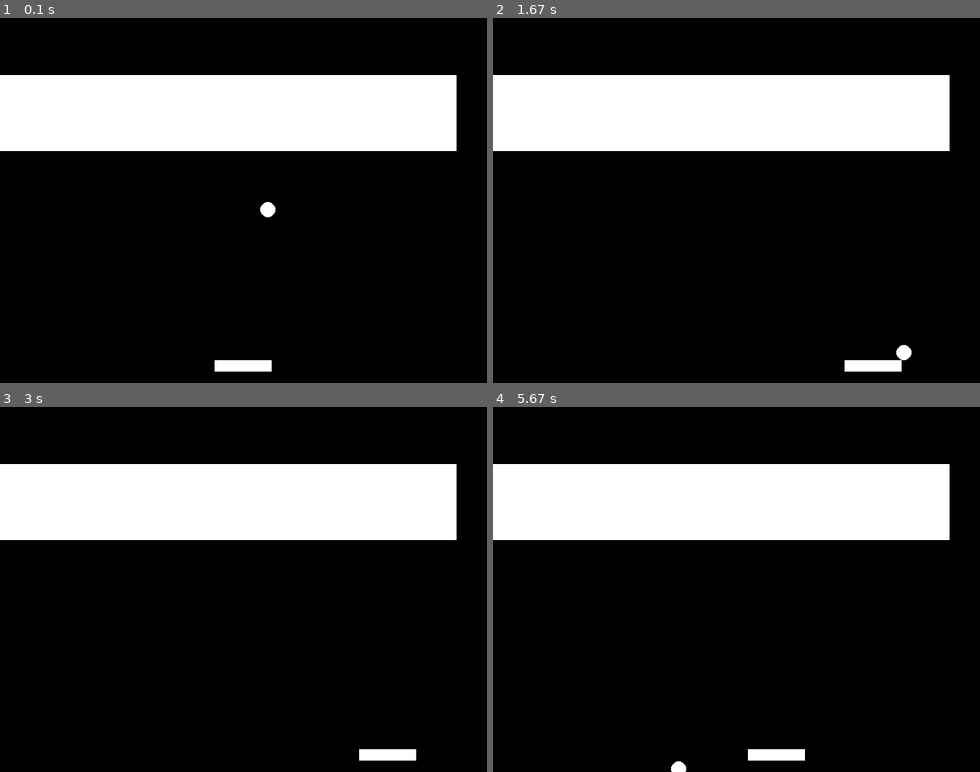
Above: before the commit, frames 1-4 (two rows, left to right).
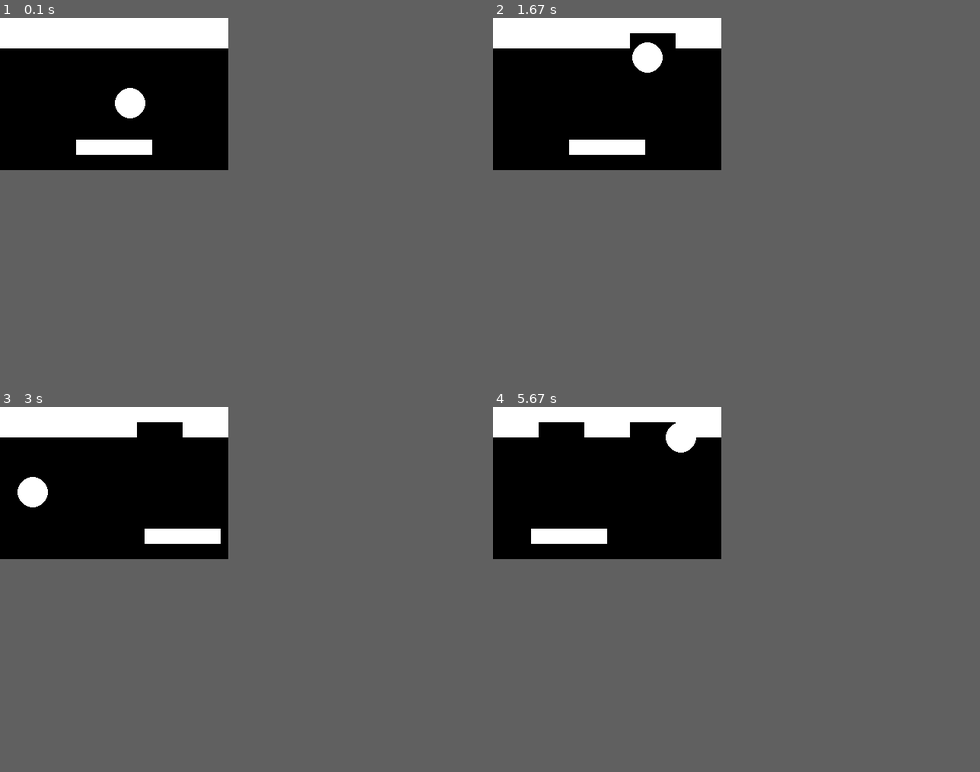
Above: after the commit, the same moments.

Repository: floom9/Reinforcement-Learning-Breakout
Game: pygame game, started from Breakout/Game_classes.py
Two runs of this game, one before a commit and one after it. Both use one fixed random seed, a clock stepped at 60 frames per second and the inputs below.
Inputs:
- Up to frame 1 (0.1 s): no input
- Up to frame 2 (1.67 s): hold Right 0.33-0.8 s; hold Right 0.83-1.3 s; hold Left from 1.33 s (still down)
- Up to frame 3 (3 s): release Left at 1.87 s; hold Left 1.9-2.3 s; hold Right 2.33-2.97 s
- Up to frame 4 (5.67 s): hold Left 3-3.47 s; hold Right 3.5-3.97 s; hold Right 4-4.47 s; hold Left 4.5-5.03 s; hold Left 5.07-5.47 s; hold Right from 5.5 s (still down)
In our replay, the window is 640x480 before the commit and 300x200 after it. These sizes can differ from the game's own. Grey fills any space a smaller window leaves; there, only what the larger window draws over its background counts as a difference.

The runs differ from the first frame. In frame 1, 23% of the frame differs, in the area x 0-94%, y 0-97%; in frame 2, 24%; in frame 3, 23%; in frame 4, 23%.

Commit message:
fixed dimensions

Diff:
--- a/Breakout/Game_classes.py
+++ b/Breakout/Game_classes.py
@@ -7,11 +7,12 @@
 WHITE = (255, 255, 255)
 
 # Define game constants
-SCREEN_WIDTH = 640
-SCREEN_HEIGHT = 480
-BALL_RADIUS = 10
-PADDLE_WIDTH = 75
-PADDLE_HEIGHT = 15
+#multiplied by 20 for visuals
+SCREEN_WIDTH = 300
+SCREEN_HEIGHT = 200
+BALL_RADIUS = 20
+PADDLE_WIDTH = 100
+PADDLE_HEIGHT = 20
 BRICK_WIDTH = 60
 BRICK_HEIGHT = 20
 
@@ -72,10 +73,10 @@
         self.ball = Ball()
         self.paddle = Paddle()
         self.bricks = []
-        for row in range(5):
+        for row in range(2):
             for col in range(SCREEN_WIDTH // BRICK_WIDTH):
                 brick_x = col * BRICK_WIDTH
-                brick_y = 75 + row * BRICK_HEIGHT
+                brick_y = row * BRICK_HEIGHT
                 brick = Brick(brick_x, brick_y)
                 self.bricks.append(brick)
 
--- a/Breakout/run_test.py
+++ b/Breakout/run_test.py
@@ -1,15 +1,16 @@
-from Breakout.Game_classes import Game, Ball, Brick, Paddle
+from Game_classes import Ball, Paddle, Brick, BreakoutGame
 import pygame
 from pygame.locals import *
+
 
 # Initialize Pygame
 pygame.init()
 
 # Create game objects
-ball = Ball()
-paddle = Paddle()
-bricks = [Brick(100, 100), Brick(200, 100), Brick(300, 100)]
-game = Game()
+ball = Ball(BALL_RADIUS)
+paddle = Paddle(PADDLE_WIDTH, PADDLE_HEIGHT)
+bricks = [Brick(2, 2), Brick(8, 2), Brick(14, 2)]
+game = BreakoutGame(SCREEN_WIDTH, SCREEN_HEIGHT)
 
 # Game loop
 while not game.game_over:
@@ -31,12 +32,12 @@
     ball.update()
 
     # Check for collisions
-    if ball.pos[0] < Ball.RADIUS or ball.pos[0] > game.SCREEN_WIDTH - Ball.RADIUS:
+    if ball.pos[0] < ball.radius or ball.pos[0] > game.SCREEN_WIDTH - ball.radius:
         ball.reverse_velocity_x()
-    if ball.pos[1] < Ball.RADIUS:
+    if ball.pos[1] < ball.radius:
         ball.reverse_velocity_y()
 
-    if ball.pos[1] > game.SCREEN_HEIGHT - Ball.RADIUS - Paddle.HEIGHT and paddle.pos[0] <= ball.pos[0] <= paddle.pos[0] + Paddle.WIDTH:
+    if ball.pos[1] > game.SCREEN_HEIGHT - ball.radius - paddle.height and paddle.pos[0] <= ball.pos[0] <= paddle.pos[0] + paddle.width:
         ball.reverse_velocity_y()
 
     for brick in bricks:
@@ -51,8 +52,8 @@
     for brick in bricks:
         pygame.draw.rect(game.screen, game.WHITE, brick.rect)
 
-    pygame.draw.rect(game.screen, game.WHITE, (paddle.pos[0], paddle.pos[1], Paddle.WIDTH, Paddle.HEIGHT))
-    pygame.draw.circle(game.screen, game.WHITE, (ball.pos[0], ball.pos[1]), Ball.RADIUS)
+    pygame.draw.rect(game.screen, game.WHITE, (paddle.pos[0], paddle.pos[1], paddle.width, paddle.height))
+    pygame.draw.circle(game.screen, game.WHITE, (ball.pos[0], ball.pos[1]), ball.radius)
 
     pygame.display.flip()
     game.clock.tick(60)
